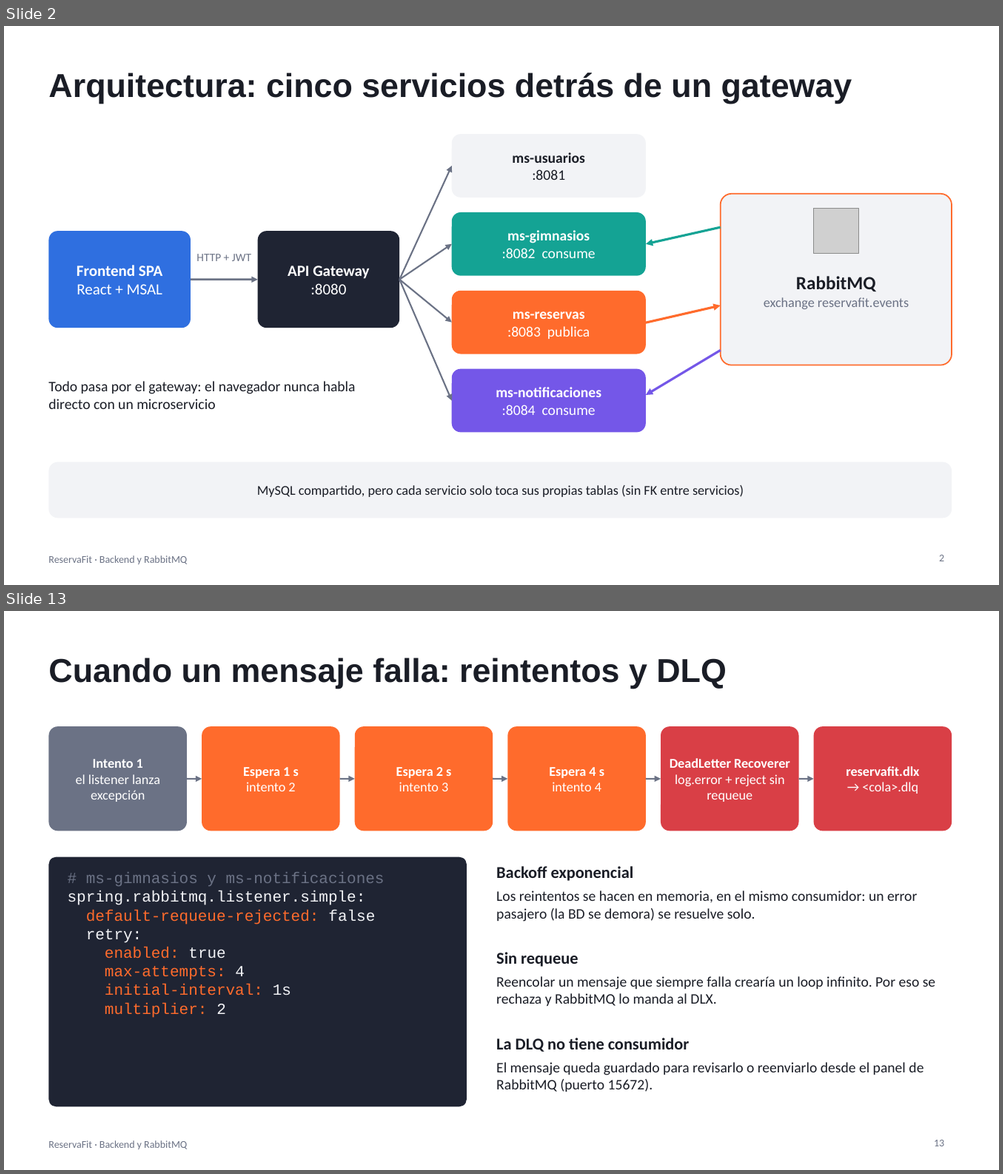
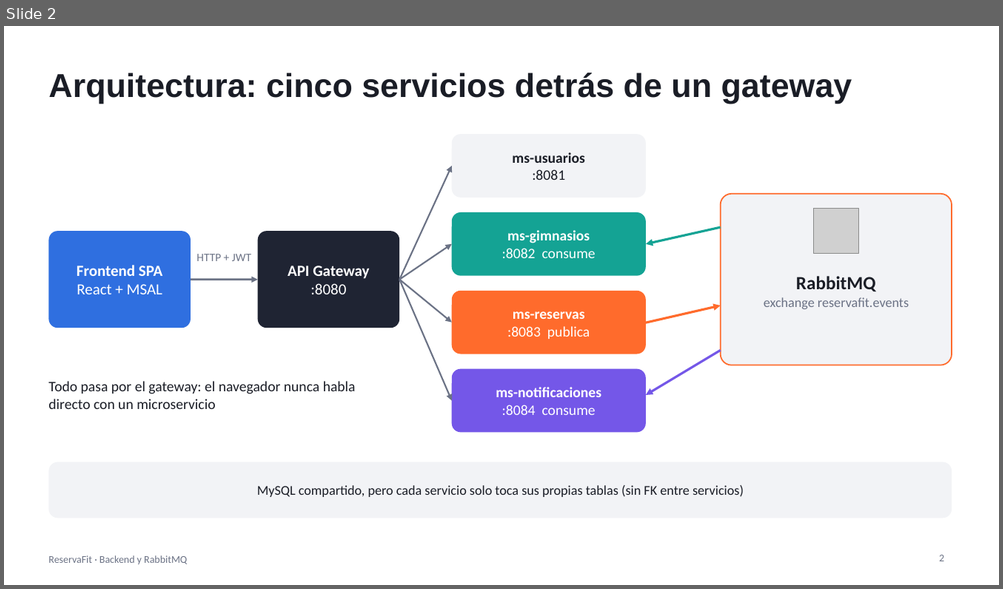
Before and after one commit to nxiiio/ReservaFit, a slide deck: docs/presentacion-backend-rabbitmq.pptx. Shown one above the other, each under a label of ours: slides 2 and 13 before the commit, slide 2 after it; the slides between them are not shown. The pictures are 1003x1174 and 1003x589 pixels, drawn with LibreOffice and Linux fonts; fonts in the diff are those of the drawing; grey boxes stand for pictures. Boxes give left, top, right and bottom in pixels: in the first picture for what was removed or moved away, otherwise in the second. Text is boxed around its words. In the diff, an @@ line names an element or a change of style, - is before the commit and + after.

```diff
--- a/docs/presentacion-backend-rabbitmq.pptx
+++ b/docs/presentacion-backend-rabbitmq.pptx
@@ slide 13 removed at (4, 611, 999, 1170), background #FFFFFF; not listed: 1 template element that a slide beside it also shows @@
@@ title removed at (48, 658, 726, 688) @@
-Cuando un mensaje falla: reintentos y DLQ
@@ rounded rectangle removed at (48, 726, 187, 831) @@
@@ rounded rectangle removed at (202, 726, 340, 831) @@
@@ rounded rectangle removed at (355, 726, 492, 831) @@
@@ rounded rectangle removed at (508, 726, 646, 831) @@
@@ rounded rectangle removed at (660, 726, 799, 831) @@
@@ rounded rectangle removed at (814, 726, 951, 831) @@
@@ text removed at (76, 759, 160, 802) @@
-Intento 1
-el listener lanza excepción
@@ text removed at (669, 758, 790, 802) @@
-DeadLetter Recoverer
-log.error + reject sin requeue
@@ arrow removed from (187, 779) to (202, 779) @@
@@ text removed at (243, 767, 299, 792) @@
-Espera 1 s
-intento 2
@@ arrow removed from (340, 779) to (355, 779) @@
@@ text removed at (396, 767, 451, 792) @@
-Espera 2 s
-intento 3
@@ arrow removed from (492, 779) to (508, 779) @@
@@ text removed at (549, 767, 604, 792) @@
-Espera 4 s
-intento 4
@@ arrow removed from (646, 779) to (660, 779) @@
@@ arrow removed from (799, 779) to (814, 779) @@
@@ text removed at (845, 766, 919, 794) @@
-reservafit.dlx
-→ <cola>.dlq
@@ rounded rectangle removed at (48, 857, 466, 1107) @@
@@ text removed at (68, 872, 384, 1018) @@
-# ms-gimnasios y ms-notificaciones
-spring.rabbitmq.listener.simple:
-default-requeue-rejected: false
-retry:
-enabled: true
-max-attempts: 4
-initial-interval: 1s
-multiplier: 2
@@ text removed at (496, 866, 634, 881) @@
-Backoff exponencial
@@ text removed at (496, 891, 916, 922) @@
-Los reintentos se hacen en memoria, en el mismo consumidor: un error pasajero (la BD se demora) se resuelve solo.
@@ text removed at (496, 952, 578, 967) @@
-Sin requeue
@@ text removed at (496, 977, 935, 1006) @@
-Reencolar un mensaje que siempre falla crearía un loop infinito. Por eso se rechaza y RabbitMQ lo manda al DLX.
@@ text removed at (496, 1038, 689, 1052) @@
-La DLQ no tiene consumidor
@@ text removed at (496, 1062, 923, 1092) @@
-El mensaje queda guardado para revisarlo o reenviarlo desde el panel de RabbitMQ (puerto 15672).
@@ page number removed at (933, 1140, 944, 1147) @@
-13
```
Also in this commit, not shown: 10 slides changed, 3 slides added, 3 other slides removed.
